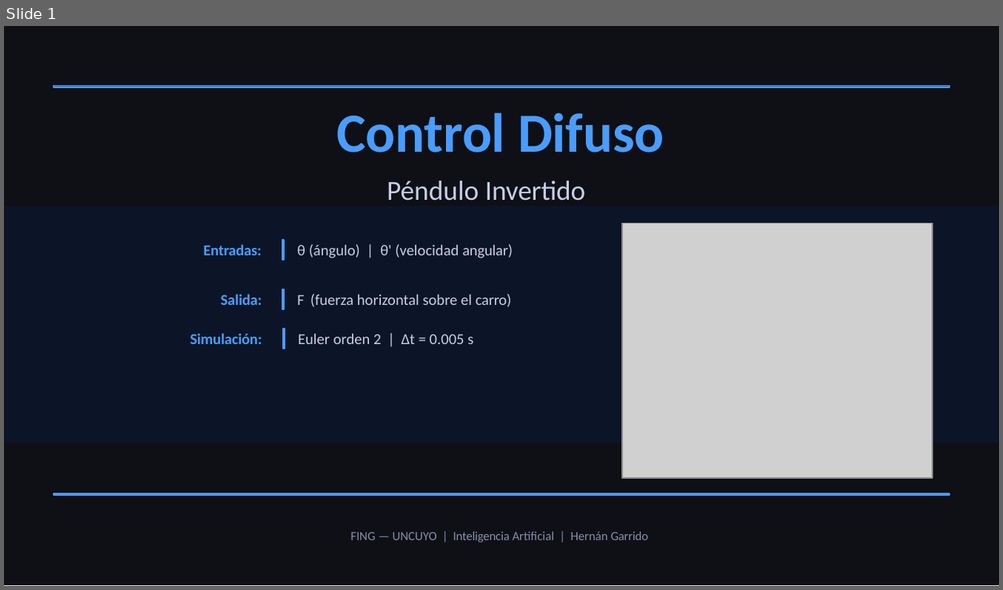
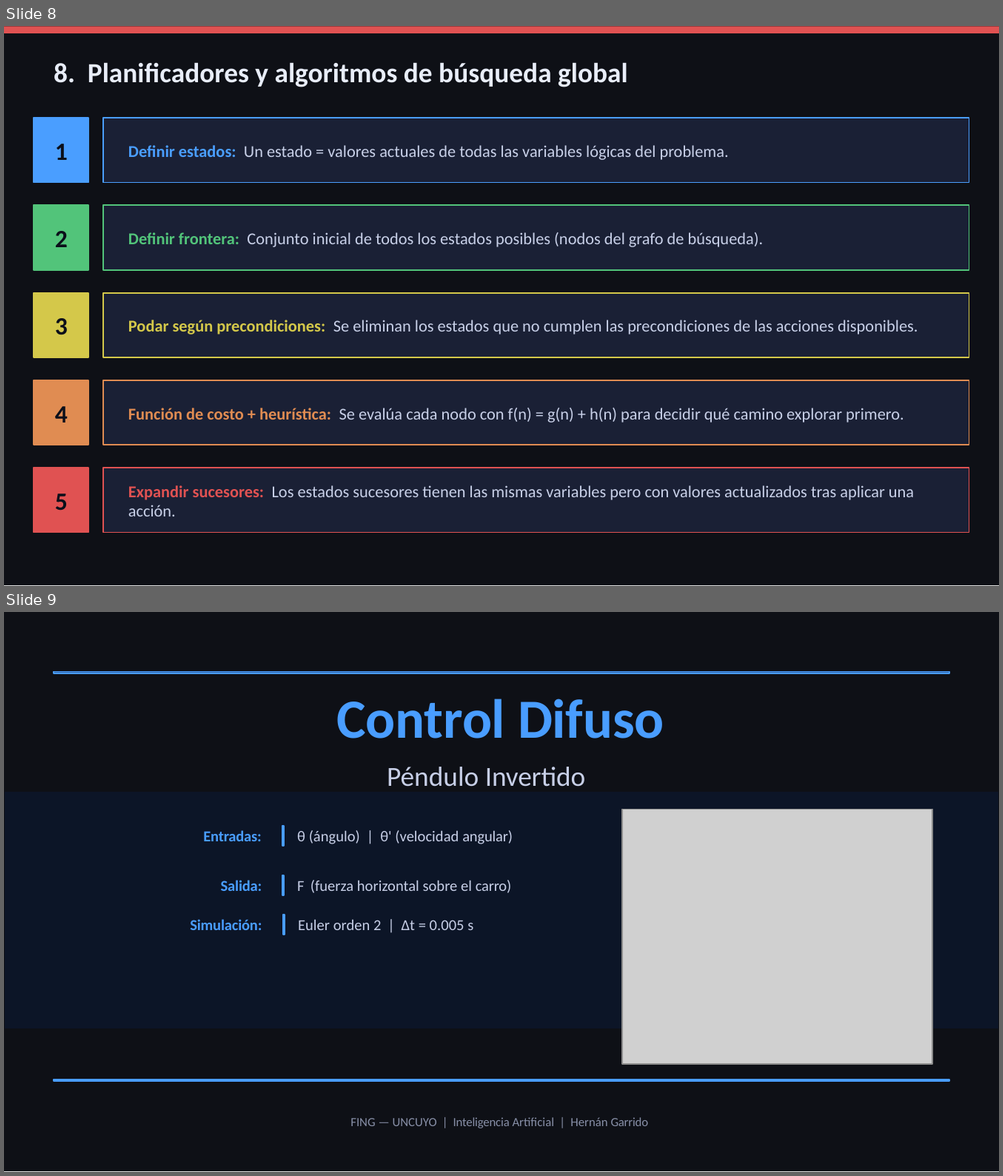
Before and after one commit to Juan-Stella/IA2, a slide deck: Unidad 2/Codigos_Juan/pendulo_fam.pptx. Shown one above the other, each under a label of ours: slide 1 before the commit, slides 8 and 9 after it. The pictures are 1003x590 and 1003x1176 pixels, drawn with LibreOffice and Linux fonts; fonts in the diff are those of the drawing; grey boxes stand for pictures. Boxes give left, top, right and bottom in pixels: in the first picture for what was removed or moved away, otherwise in the second. Text is boxed around its words. In the diff, an @@ line names an element or a change of style, - is before the commit and + after.

```diff
--- a/Unidad 2/Codigos_Juan/pendulo_fam.pptx
+++ b/Unidad 2/Codigos_Juan/pendulo_fam.pptx
@@ slide 8 added at (4,26,999,586), background #FFFFFF; not listed: 1 template element that a slide beside it also shows @@
@@ rectangle added at (4,26,999,33), fill #E05252 @@
@@ text added at (54,62,628,87), 20 pt, text #E8EDF8, bold @@
+8. Planificadores y algoritmos de búsqueda global
@@ rectangle added at (34,118,88,182), fill #4A9EFF, outline #4A9EFF 1 pt @@
@@ rectangle added at (103,118,969,182), fill #1A2035, outline #4A9EFF 1 pt @@
@@ text added at (55,144,68,160), 18 pt, text #0B0F1A, bold @@
+1
@@ text added at (128,145,728,160), 12 pt, text #C8D0E8 @@
+Definir estados: Un estado = valores actuales de todas las variables lógicas del problema.
@@ rectangle added at (34,205,88,269), fill #52C47A, outline #52C47A 1 pt @@
@@ rectangle added at (103,205,969,269), fill #1A2035, outline #52C47A 1 pt @@
@@ text added at (55,231,68,247), 18 pt, text #0B0F1A, bold @@
+2
@@ text added at (128,232,763,247), 12 pt, text #C8D0E8 @@
+Definir frontera: Conjunto inicial de todos los estados posibles (nodos del grafo de búsqueda).
@@ rectangle added at (34,292,88,358), fill #D4C84A, outline #D4C84A 1 pt @@
@@ rectangle added at (103,292,969,358), fill #1A2035, outline #D4C84A 1 pt @@
@@ text added at (55,318,68,335), 18 pt, text #0B0F1A, bold @@
+3
@@ text added at (128,320,917,335), 12 pt, text #C8D0E8 @@
+Podar según precondiciones: Se eliminan los estados que no cumplen las precondiciones de las acciones disponibles.
@@ rectangle added at (34,380,88,445), fill #E08C52, outline #E08C52 1 pt @@
@@ rectangle added at (103,380,969,445), fill #1A2035, outline #E08C52 1 pt @@
@@ text added at (55,406,68,423), 18 pt, text #0B0F1A, bold @@
+4
@@ text added at (128,408,904,423), 12 pt, text #C8D0E8 @@
+Función de costo + heurística: Se evalúa cada nodo con f(n) = g(n) + h(n) para decidir qué camino explorar primero.
@@ rectangle added at (34,468,88,532), fill #E05252, outline #E05252 1 pt @@
@@ rectangle added at (103,468,969,532), fill #1A2035, outline #E05252 1 pt @@
@@ text added at (128,486,913,517), 12 pt, text #C8D0E8 @@
+Expandir sucesores: Los estados sucesores tienen las mismas variables pero con valores actualizados tras aplicar una acción.
@@ text added at (55,494,68,511), 18 pt, text #0B0F1A, bold @@
+5
@@ what was slide 1 is now slide 9 @@
```
Also in this commit, not shown: 1 slide changed, 10 other slides added, 3 other files.
